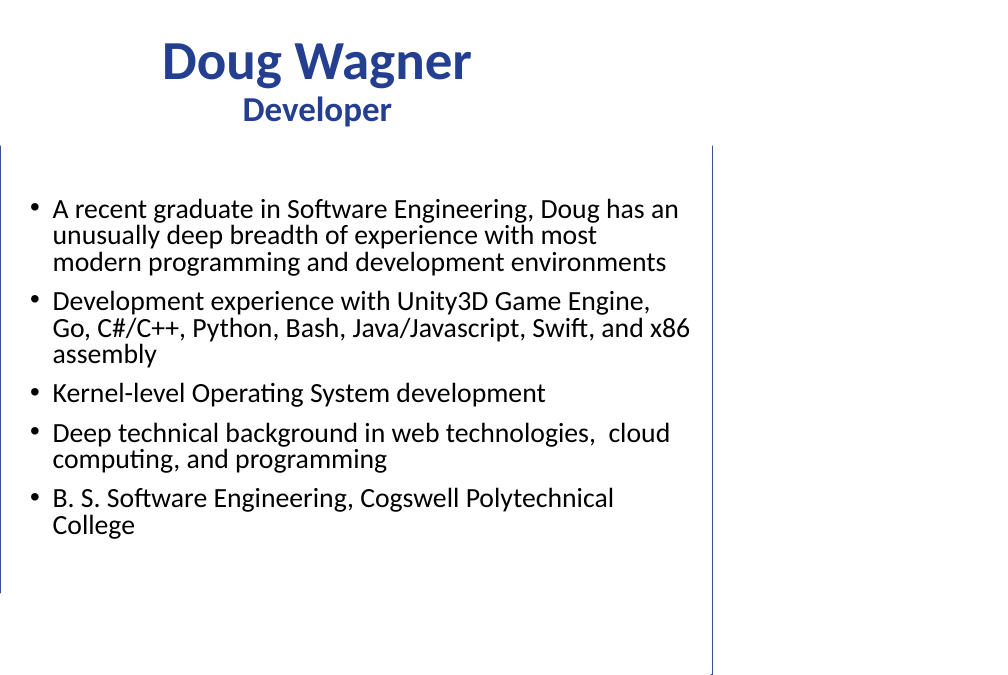
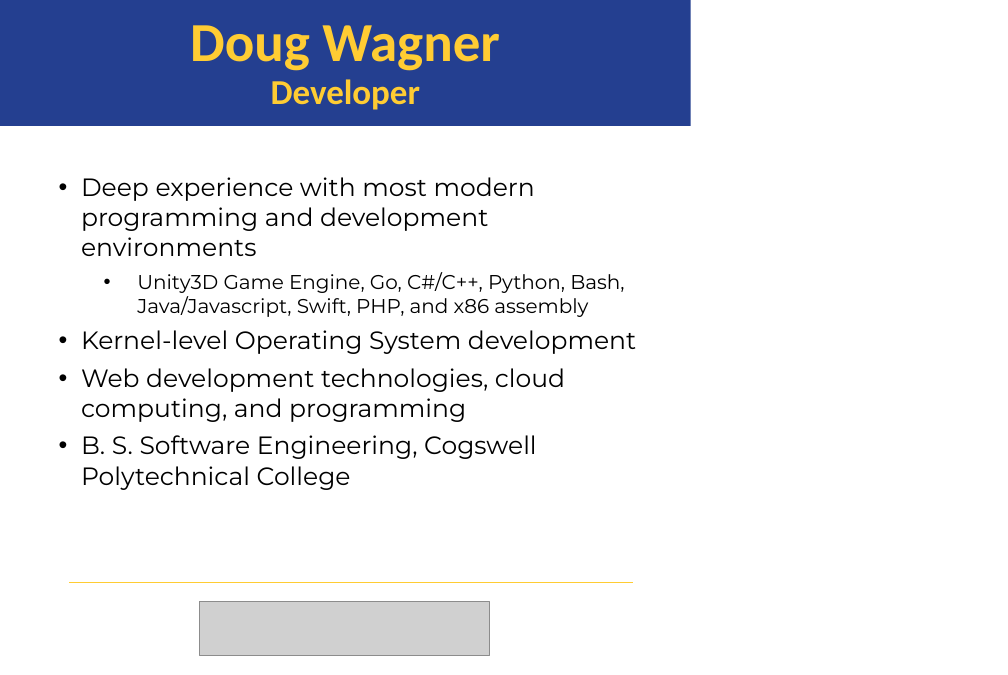
Before and after one commit to JamesPWagner/firefall, a slide deck: slide 3 of img/bio/bios.pptx. Drawn at 1008x675 pixels with LibreOffice and Linux fonts; fonts in the diff are those of the drawing; grey boxes stand for pictures; background and template pictures are left out. Boxes give left, top, right and bottom in pixels: in the first picture for what was removed or moved away, otherwise in the second. Text is boxed around its words. In the diff, an @@ line names an element or a change of style, - is before the commit and + after.

```diff
--- a/img/bio/bios.pptx
+++ b/img/bio/bios.pptx
@@ title "Doug Wagner Developer": place and size @@
-title "Doug Wagner Developer" at <box>162,43,472,127</box>
+title "Doug Wagner Developer" at <box>0,0,690,126</box>
@@ title "Doug Wagner Developer" at <box>0,0,690,126</box>: text colour #243F90 to #FFCC33; fill none to #243F90 @@
@@ rectangle removed at <box>0,0,713,675</box> @@
@@ rectangle removed at <box>0,0,713,146</box> @@
@@ text "Deep experience with most modern ...": place and size @@
-text "Deep experience with most modern ..." at <box>53,198,690,539</box>
+text "Deep experience with most modern ..." at <box>81,177,636,490</box>
@@ text at <box>81,177,624,317</box>: text changed; size 22.2 to 16 pt; font Calibri to Montserrat @@
-• A recent graduate in Software Engineering, Doug has an unusually deep breadth of experience with most modern programming and development environments
-• Development experience with Unity3D Game Engine, Go, C#/C++, Python, Bash, Java/Javascript, Swift, and x86 assembly
+• Deep experience with most modern programming and development environments
+  • Unity3D Game Engine, Go, C#/C++, Python, Bash, Java/Javascript, Swift, PHP, and x86 assembly
@@ text at <box>81,330,636,490</box>: size 22.2 to 20 pt, font Calibri to Montserrat in "Kernel-level Operating System development", "B. S. Software Engineering, Cogswell Polytechnical College"; line spacing 0.8 to 1; less space between paragraphs @@
@@ text at <box>81,368,565,422</box>: text changed; size 22.2 to 20 pt; font Calibri to Montserrat @@
-• Deep technical background in web technologies, cloud computing, and programming
+• Web development technologies, cloud computing, and programming
@@ rectangle removed at <box>0,593,711,675</box> @@
@@ line added from (69, 582) to (633, 582), #FFCC33 1 pt @@
@@ picture added at <box>200,601,490,655</box> @@
```
Also in this commit, not shown: 2 other slides changed, 1 slide added, 1 slide removed, 14 other files.
